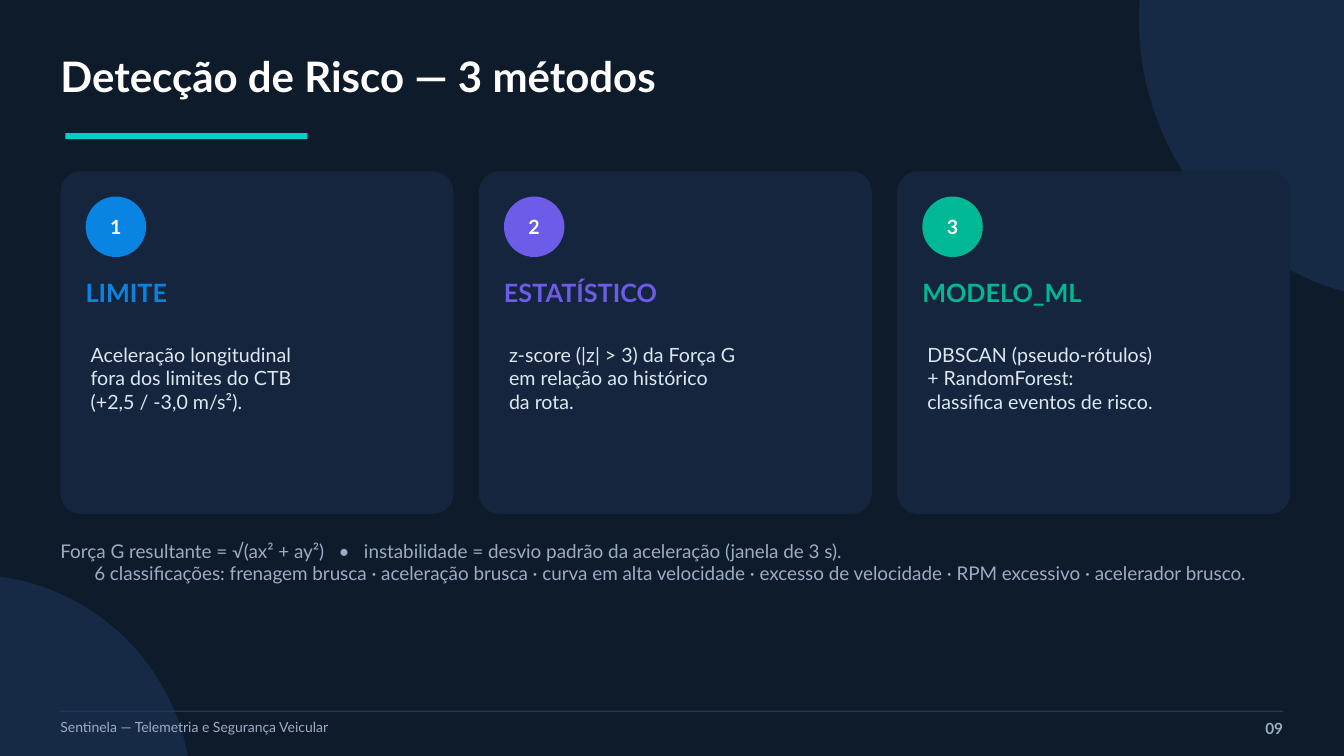
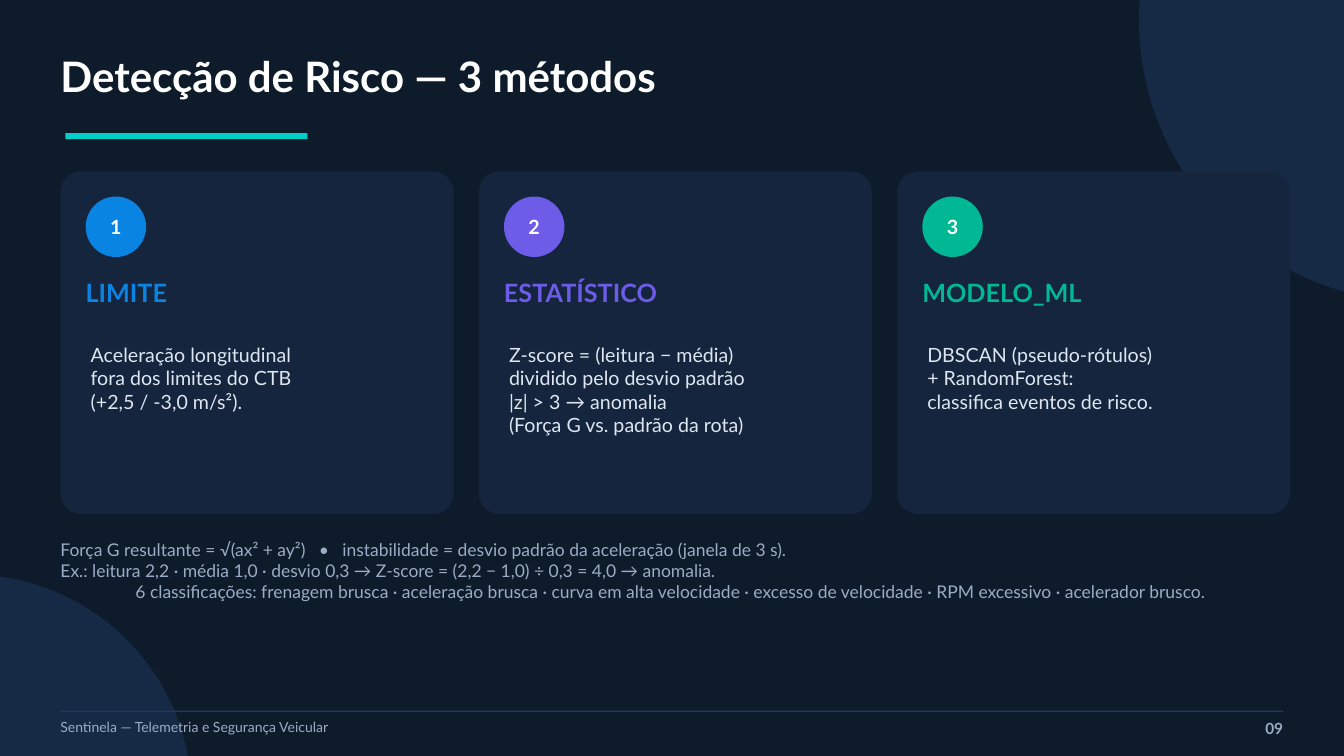
Before and after one commit to joaomauricio22/sensores-iot, a slide deck: slide 9 of apresentacao/slides_pav.pptx. Drawn at 1344x756 pixels with LibreOffice and Linux fonts; fonts in the diff are those of the drawing. Boxes give left, top, right and bottom in pixels: in the first picture for what was removed or moved away, otherwise in the second. Text is boxed around its words. In the diff, an @@ line names an element or a change of style, - is before the commit and + after.

Commit message:
Slide 9: explica z-score com nomes (leitura, media, desvio) sem regenerar o deck

```diff
--- a/apresentacao/slides_pav.pptx
+++ b/apresentacao/slides_pav.pptx
@@ text at <box>509,347,745,436</box>: text changed @@
-z-score (|z| > 3) da Força G
-em relação ao histórico
-da rota.
+Z-score = (leitura − média)
+dividido pelo desvio padrão
+|z| > 3 → anomalia
+(Força G vs. padrão da rota)
@@ text at <box>60,541,1205,601</box>: text changed; size 13.5 to 12.5 pt @@
-Força G resultante = √(ax² + ay²) • instabilidade = desvio padrão da aceleração (janela de 3 s).
-6 classificações: frenagem brusca · aceleração brusca · curva em alta velocidade · excesso de velocidade · RPM excessivo · acelerador brusco.
+Força G resultante = √(ax² + ay²) • instabilidade = desvio padrão da aceleração (janela de 3 s).
+Ex.: leitura 2,2 · média 1,0 · desvio 0,3 → Z-score = (2,2 − 1,0) ÷ 0,3 = 4,0 → anomalia.
+6 classificações: frenagem brusca · aceleração brusca · curva em alta velocidade · excesso de velocidade · RPM excessivo · acelerador brusco.
```
Also in this commit, not shown: 1 other file.
